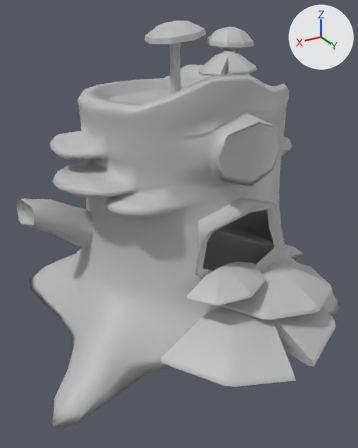
A saved change to the FBX model Assets/Environment/Art/Models/SM_FrogHouse.fbx.
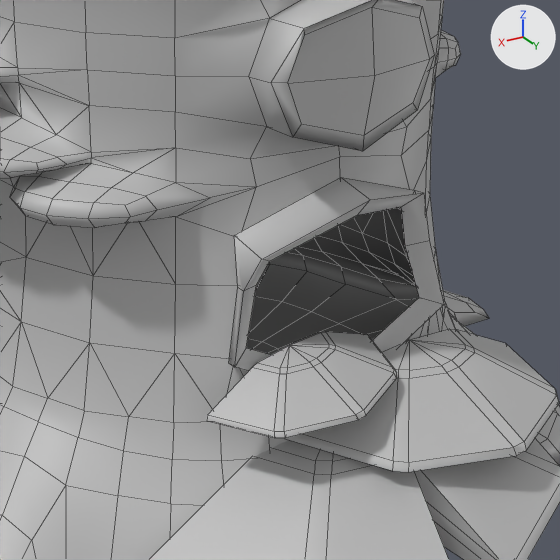
Each version is shown whole from a camera (50 mm lens) standing at (7.647, 4.567, 3.216) and looking at (5.092, 0.307, 1.086), then close up on the part from 28% to 93% of the width and 28% to 80% of the height. Arrows for +X, +Y and +Z are at upper right; the lights stay in place. The close-ups show mesh edges as thin lines. Where no turn or scale is listed for an object, it has been applied to the vertices.
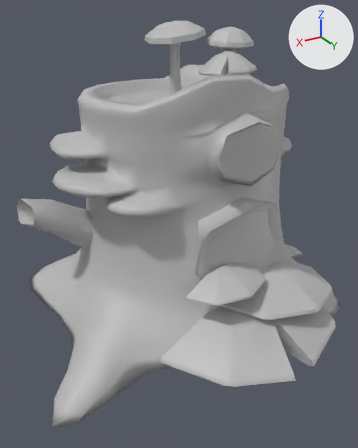
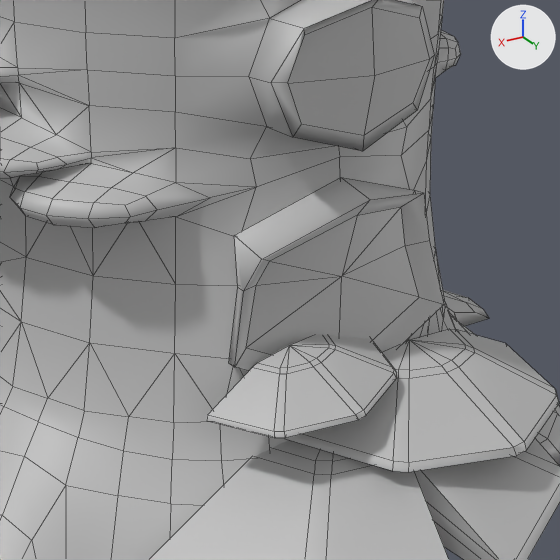
Commit message: Added house to level

What differs and where, as boxes [x1, y1, x2, y2] in the close-ups (560 x 560 px):
part 1 of me_mesh_003, added: after [246, 207, 419, 354]

The change, as a diff of the scene's bpy script:
```diff
--- a/Assets/Environment/Art/Models/SM_FrogHouse.fbx.py
+++ b/Assets/Environment/Art/Models/SM_FrogHouse.fbx.py
@@ mat_blinn1 @@
+mat_blinn1 = principled_material('blinn1')
+mat_blinn1.base_color = (0.5, 0.5, 0.5)  # grey #bcbcbc
+mat_blinn1.roughness = 0.749
@@ me_mesh_003 @@
 me_mesh_003.from_pydata(...)  # 956 vertices, 1064 faces; spans x -2.09..2.12, y -1.7..1.46, z -1.54..1.38
 # used by ob_polysurface12; location = (4.784, 0.197, 1.345)
 # verts and faces of me_mesh_003; kept vertices keep their numbers, new ones are numbered from 956
 # before: 675 (0.5, 0.88, -0.39) at pixel (246, 347), 676 (0.07, 0.93, -0.61), 677 (0.43, 0.84, -0.15) at pixel (256, 285), 678 (-0.4, 0.88, -0.39) at pixel (419, 297), 679 (-0.33, 0.84, -0.15) at pixel (405, 245)
 # before: 680 (0.03, 0.94, 0.1) at pixel (357, 215), 681 (0.42, 0.9, -0.03) at pixel (269, 261), 682 (-0.3, 0.82, 0.03) at pixel (401, 206)
+# me_mesh_003 part 1
+verts[956] = (0.08, 0.93, -0.16)  # pixel (341, 276)
+faces += [(678, 679, 956), (680, 956, 682), (680, 681, 956), (679, 682, 956), (677, 956, 681), (675, 956, 677)]  # mat_lambert1 (grey #bcbcbc)
+faces += [(675, 676, 956), (676, 678, 956)]  # mat_lambert1 (grey #bcbcbc)
 me_mesh_003.materials.append(mat_lambert1)
-me_mesh_003.materials.append(mat_lambert2)  # grey #bcbcbc
+me_mesh_003.materials.append(mat_blinn1)  # grey #bcbcbc
```
